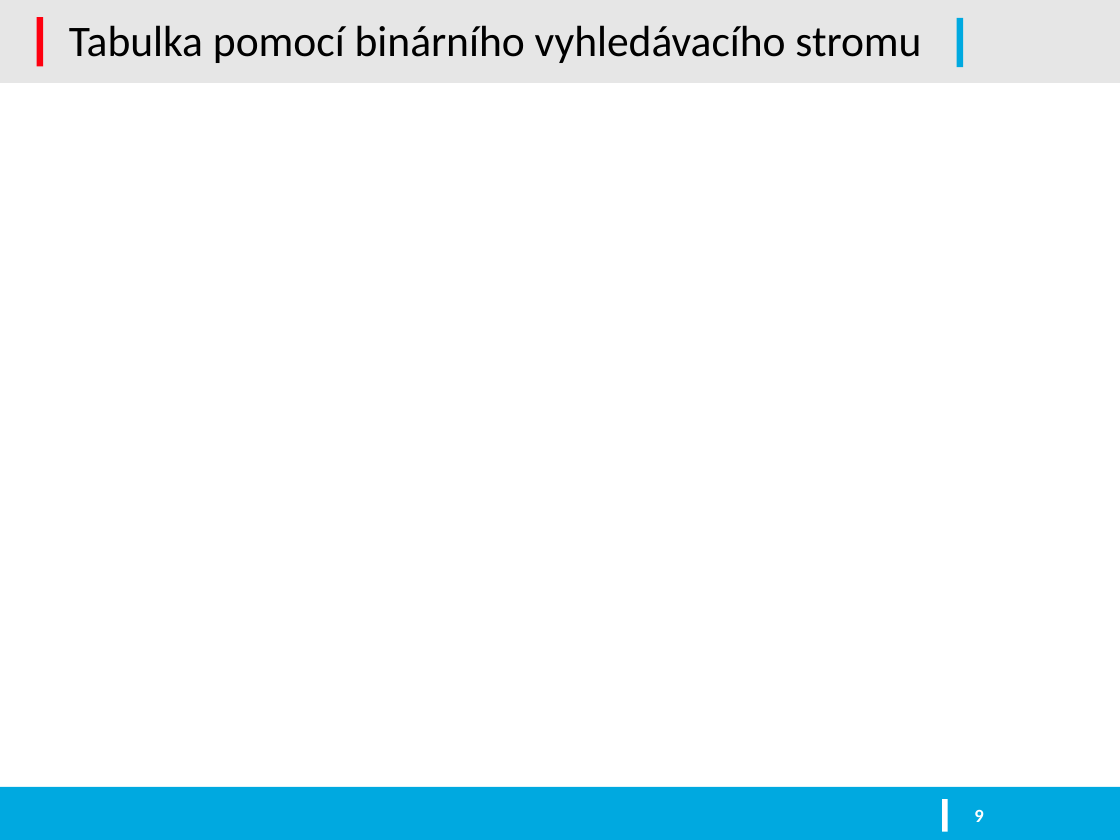
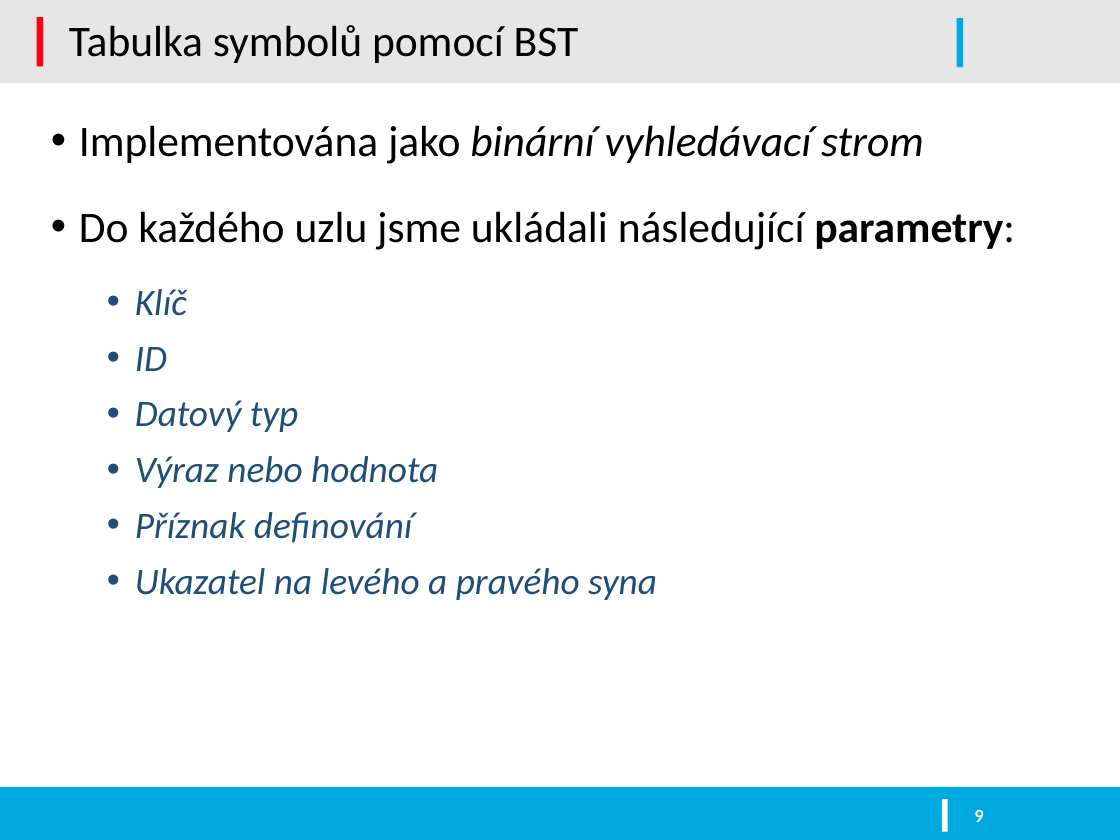
Before and after one commit to kysel/IFJ16, a slide deck: slide 9 of docs/prezentace.pptx. Drawn at 1120x840 pixels with LibreOffice and Linux fonts; fonts in the diff are those of the drawing; background and template pictures are left out. Boxes give left, top, right and bottom in pixels: in the first picture for what was removed or moved away, otherwise in the second. Text is boxed around its words. In the diff, an @@ line names an element or a change of style, - is before the commit and + after.

```diff
--- a/docs/prezentace.pptx
+++ b/docs/prezentace.pptx
@@ title at (x1=69, y1=25, x2=579, y2=63): text changed @@
-Tabulka pomocí binárního vyhledávacího stromu
+Tabulka symbolů pomocí BST
@@ text added at (x1=79, y1=125, x2=1015, y2=600), 28 pt, text #000000, italic @@
+• Implementována jako binární vyhledávací strom
+• Do každého uzlu jsme ukládali následující parametry:
+  • Klíč
+  • ID
+  • Datový typ
+  • Výraz nebo hodnota
+  • Příznak definování
+  • Ukazatel na levého a pravého syna
```
Also in this commit, not shown: 10 other slides changed, 1 slide added, 2 slides removed, 1 other file.
